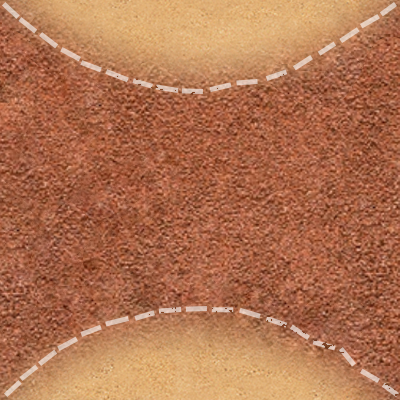
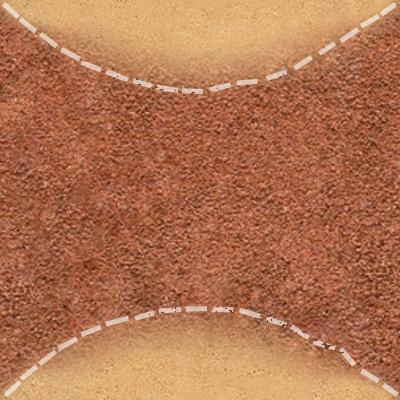
Before/after of a 400x400 layered artwork. What changed in the layer stack:
painted on "Слой 2" over [0, 0, 400, 400]
